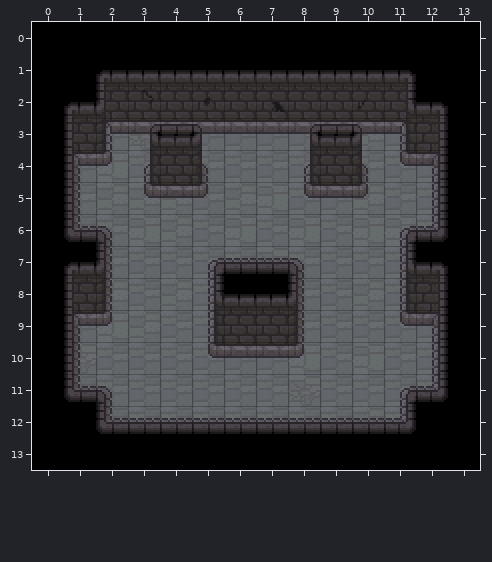
Two versions of a level (Tiled map (JSON), assets/maps/map-7.tmj). This is how it looked before the edit.
Cells are 16x16 px. Shown: x 0..13, y 0..13.
The same view after the edit:
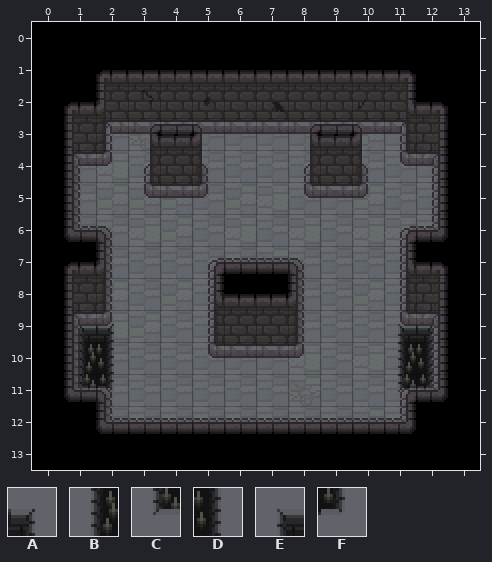
Key: from "floor1": A 160, B 161, C 224, D 227, E 257, F 259.
_ is an empty cell.
Tiles of an added or newly shown layer are drawn over the layers below it.
The commit says: add spikes to some maps, add a couple new smol maps
The edit:
{"where": "layer \"spikes\" (added)"}
{"y":9,"x":1,"old":"__","new":"EA"}
{"y":9,"x":11,"old":"__","new":"EA"}
{"y":10,"x":1,"old":"__","new":"BD"}
{"y":10,"x":11,"old":"__","new":"BD"}
{"y":11,"x":1,"old":"__","new":"CF"}
{"y":11,"x":11,"old":"__","new":"CF"}
{"label":"added","picture_box":[78,324,114,392]}
{"label":"added","picture_box":[398,324,432,392]}
